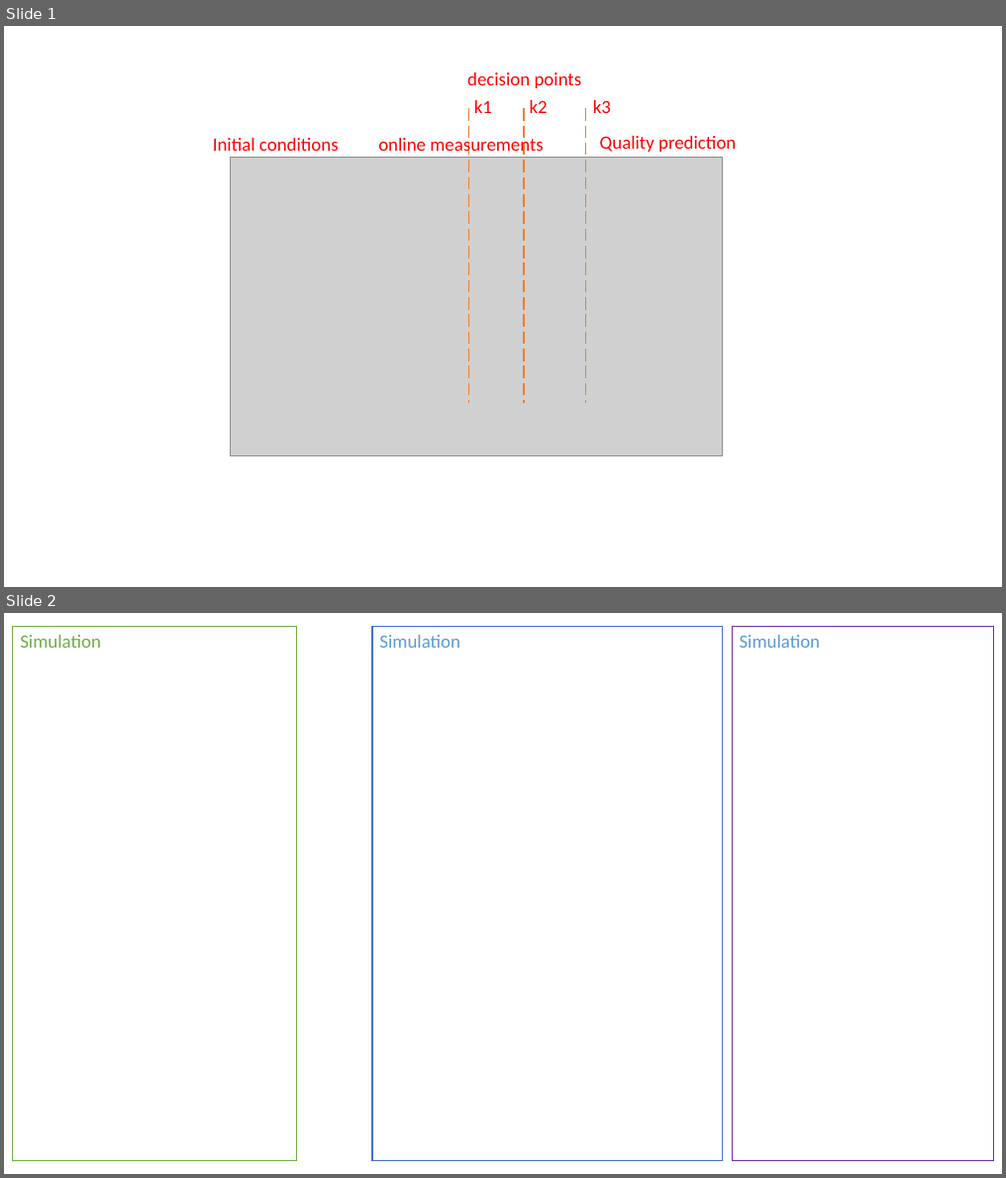
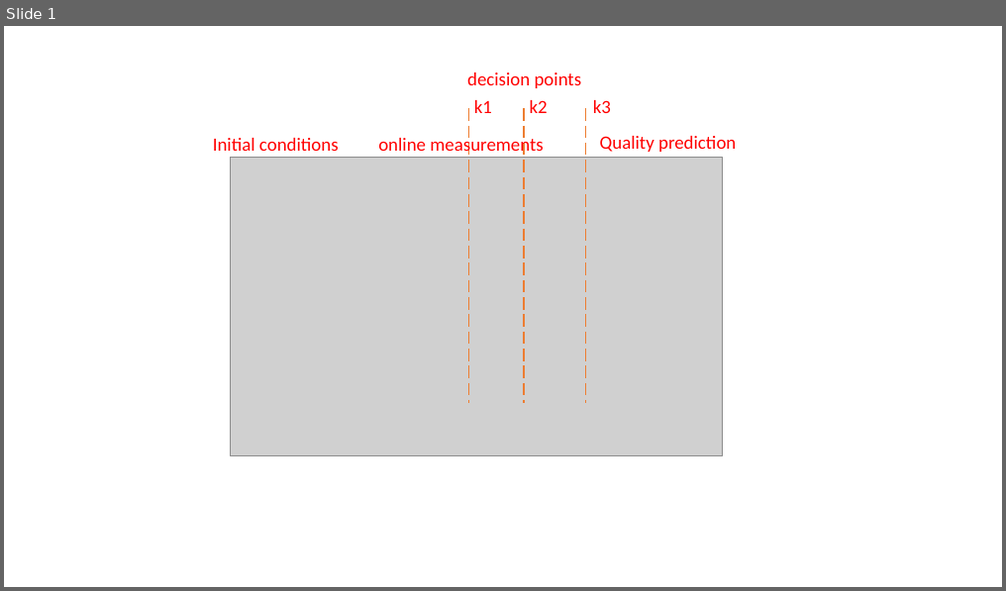
Before and after one commit to xcjohn/PenicillinFermentation, a slide deck: writeups/high level overview and approach doc/Presentation1.pptx. Shown one above the other, each under a label of ours: slides 1 and 2 before the commit, slide 1 after it. The pictures are 1006x1178 and 1006x591 pixels, drawn with LibreOffice and Linux fonts; fonts in the diff are those of the drawing; grey boxes stand for pictures. Boxes give left, top, right and bottom in pixels: in the first picture for what was removed or moved away, otherwise in the second. Text is boxed around its words. In the diff, an @@ line names an element or a change of style, - is before the commit and + after.

```diff
--- a/writeups/high level overview and approach doc/Presentation1.pptx
+++ b/writeups/high level overview and approach doc/Presentation1.pptx
@@ slide 2 removed at (x1=4, y1=613, x2=1002, y2=1174), background #FFFFFF @@
@@ rectangle removed at (x1=13, y1=626, x2=297, y2=1161) @@
@@ text removed at (x1=20, y1=635, x2=101, y2=648) @@
-Simulation
@@ rectangle removed at (x1=372, y1=626, x2=723, y2=1161) @@
@@ text removed at (x1=379, y1=635, x2=460, y2=648) @@
-Simulation
@@ rectangle removed at (x1=732, y1=626, x2=994, y2=1161) @@
@@ text removed at (x1=740, y1=635, x2=821, y2=648) @@
-Simulation
```
Also in this commit, not shown: 1 slide added, 6 other files.
